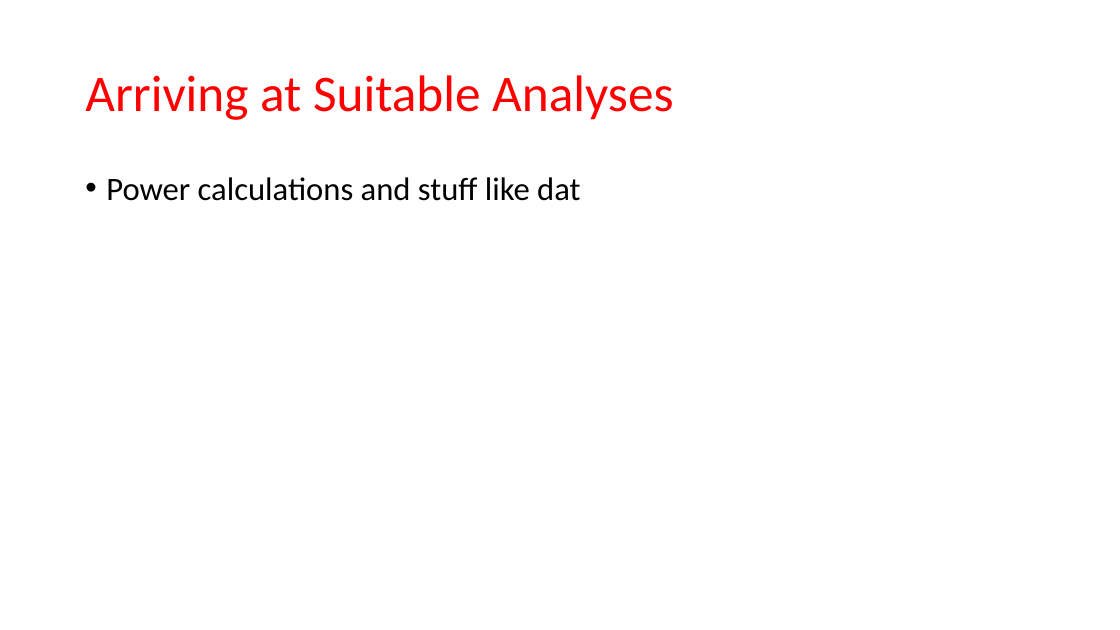
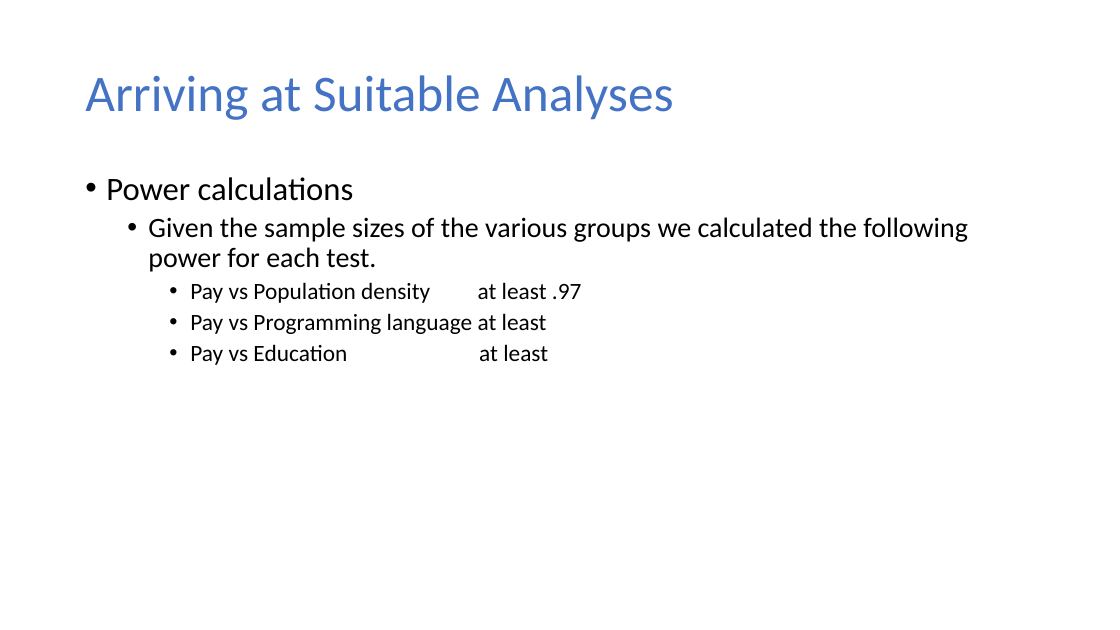
Before and after one commit to MatthewCodes/557_Final_Project, a slide deck: slide 8 of Presentation/Final Presentation.pptx. Drawn at 1120x630 pixels with LibreOffice and Linux fonts; fonts in the diff are those of the drawing. Boxes give left, top, right and bottom in pixels: in the first picture for what was removed or moved away, otherwise in the second. Text is boxed around its words. In the diff, an @@ line names an element or a change of style, - is before the commit and + after.

```diff
--- a/Presentation/Final Presentation.pptx
+++ b/Presentation/Final Presentation.pptx
@@ title "Arriving at Suitable Analyses" at [85, 75, 673, 120]: text colour #FF0000 to #4472C4 @@
@@ text at [106, 177, 968, 365]: text changed; size 28 to 20 pt @@
-• Power calculations and stuff like dat
+• Power calculations
+  • Given the sample sizes of the various groups we calculated the following power for each test.
+    • Pay vs Population density at least .97
+    • Pay vs Programming language at least
+    • Pay vs Education at least
```
Also in this commit, not shown: 4 other slides changed, 1 other file.
